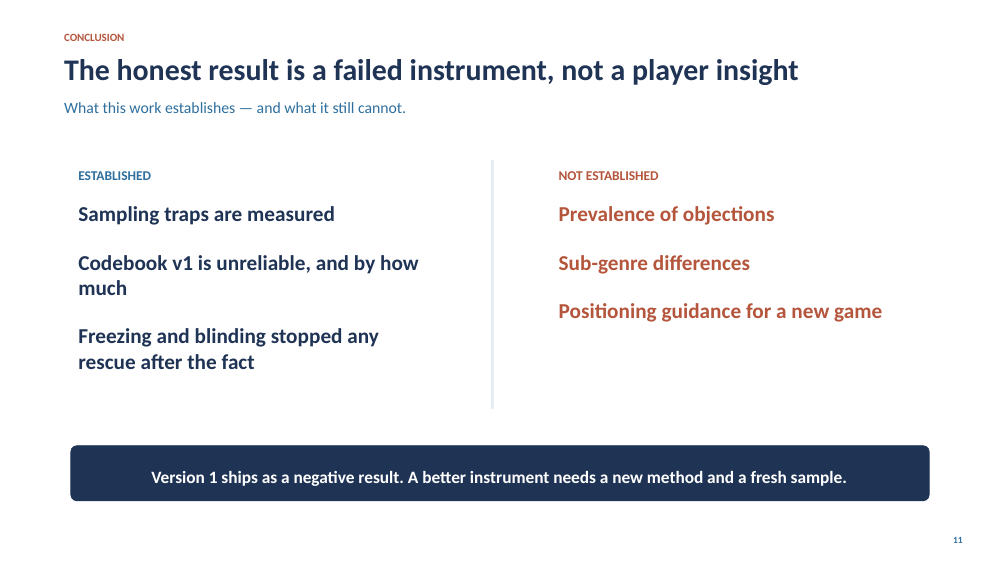
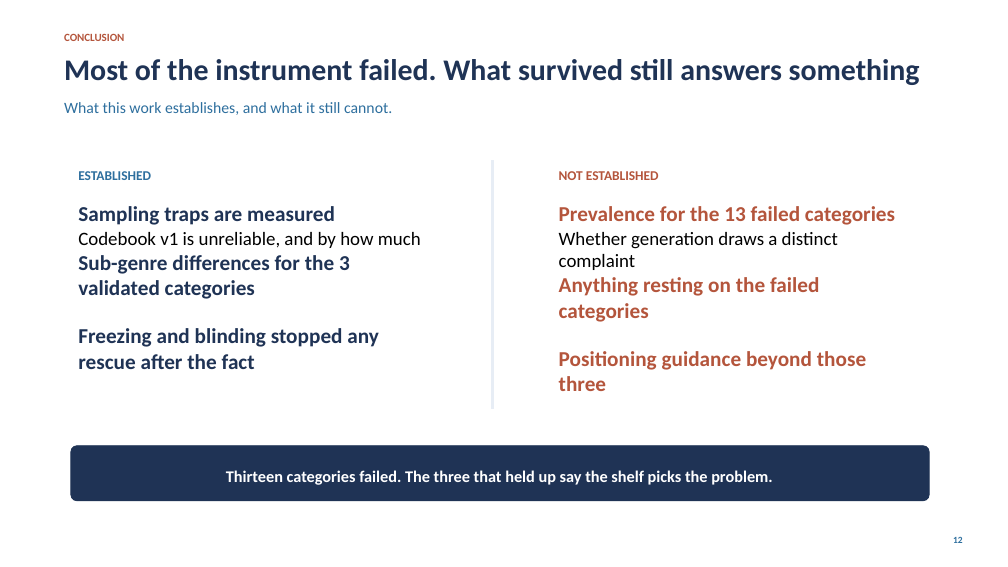
Before and after one commit to brendenandoseh-code/steam-game-reception, a slide deck: slide 12 of Steam_Game_Reception_Validation_Deck.pptx (slide 11 before the commit). Drawn at 1008x567 pixels with LibreOffice and Linux fonts; fonts in the diff are those of the drawing. Boxes give left, top, right and bottom in pixels: in the first picture for what was removed or moved away, otherwise in the second. Text is boxed around its words. In the diff, an @@ line names an element or a change of style, - is before the commit and + after.

Commit message:
Deck: add the supported finding, correct the conclusion
The deck was built when the only result was that the instrument failed, so it
argued to a dead end. Three categories subsequently cleared validation and carry
a finding, and the deck now ends on it.

New slide 11, WHAT SURVIVED: the per-game distribution for the three validated
categories, with the takeaway split three ways. Bugs are flat across all four
shelves (1.2x) and are the price of entry rather than a lever. Grind is 3.0x
worse in life sims. Interface is 2.6x worse in emergent narrative.

Uses a title-free variant of the chart (05b), because the standalone figure
carries its own title block which competed with the slide heading. 09_figures.py
now emits both, titled for the README and bare for the deck.

Conclusion slide corrected. It previously listed sub-genre differences and
positioning guidance as NOT ESTABLISHED, which is no longer true for the three
categories that held up. Sub-genre differences moved to ESTABLISHED with the
scope stated; positioning guidance narrowed to 'beyond those three'. Title and
closing line rewritten, and the closing line shortened so it stops clipping.

Title slide leads with the same framing rather than 'the answer failed'.

```diff
--- a/Steam_Game_Reception_Validation_Deck.pptx
+++ b/Steam_Game_Reception_Validation_Deck.pptx
@@ text at [64,59,920,85]: text changed @@
-The honest result is a failed instrument, not a player insight
+Most of the instrument failed. What survived still answers something
@@ text at [64,102,392,115]: text changed @@
-What this work establishes — and what it still cannot.
+What this work establishes, and what it still cannot.
@@ text at [559,206,895,391]: text changed @@
-Prevalence of objections
-Sub-genre differences
-Positioning guidance for a new game
+Prevalence for the 13 failed categories
+Whether generation draws a distinct complaint
+Anything resting on the failed categories
+Positioning guidance beyond those three
@@ text at [78,232,421,248]: size 20.2 to 18 pt, text colour #1F3355 to #000000, bold off in "Codebook v1 is unreliable, and by how ..." @@
@@ text at [78,255,350,299]: paragraph added @@
+Sub-genre differences for the 3 validated categories
@@ text at [226,470,773,485]: text changed; size 16.5 to 15.5 pt @@
-Version 1 ships as a negative result. A better instrument needs a new method and a fresh sample.
+Thirteen categories failed. The three that held up say the shelf picks the problem.
```
Also in this commit, not shown: 2 other slides changed, 1 slide added, 3 other files.
